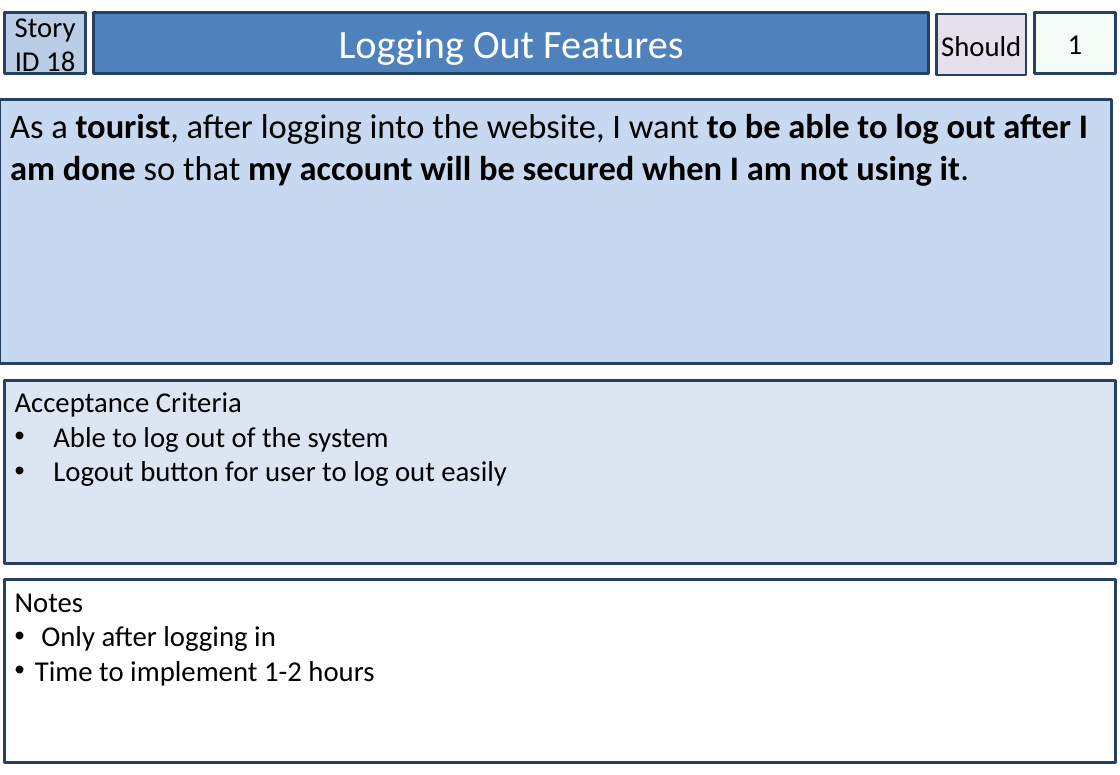
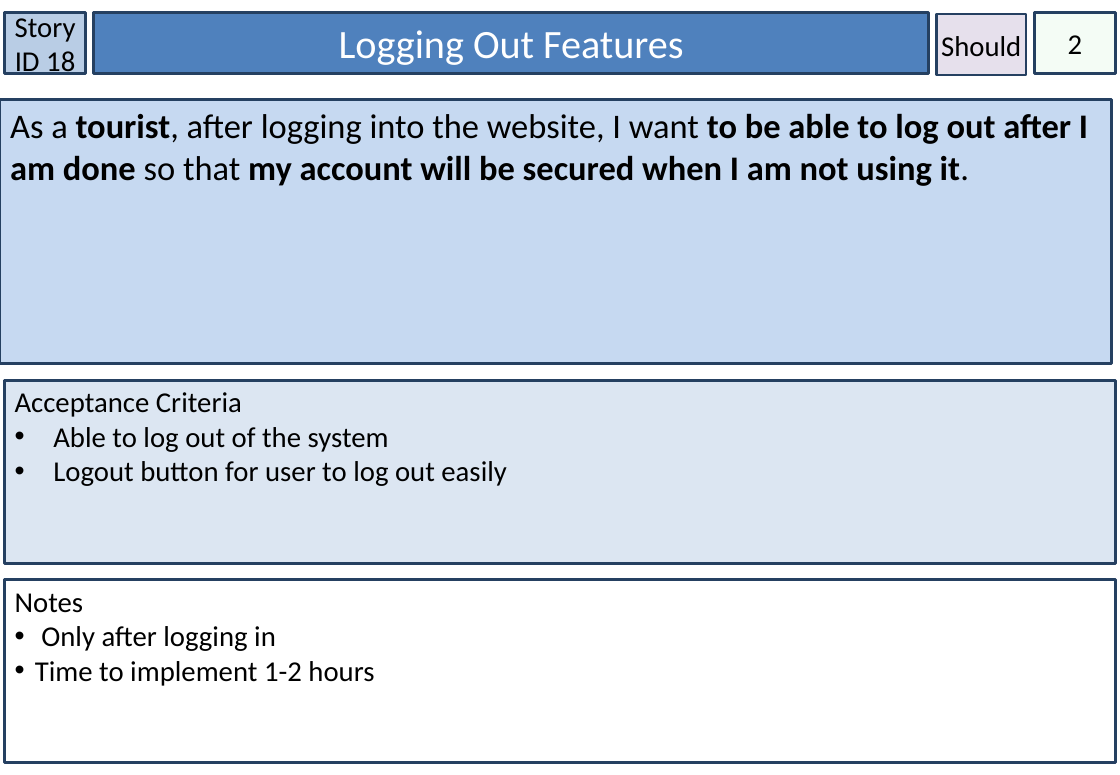
Before and after one commit to amckellar28/I-am-the-Scrub-Master, a slide deck: slide 19 of User_Stories.pptx. Drawn at 1120x775 pixels with LibreOffice and Linux fonts; fonts in the diff are those of the drawing. Boxes give left, top, right and bottom in pixels: in the first picture for what was removed or moved away, otherwise in the second. Text is boxed around its words. In the diff, an @@ line names an element or a change of style, - is before the commit and + after.

```diff
--- a/User_Stories.pptx
+++ b/User_Stories.pptx
@@ text in rectangle at <box>1068,35,1083,54</box>: text changed @@
-1
+2
```
Also in this commit, not shown: 9 other slides changed, 1 slide added, 5 other files.
